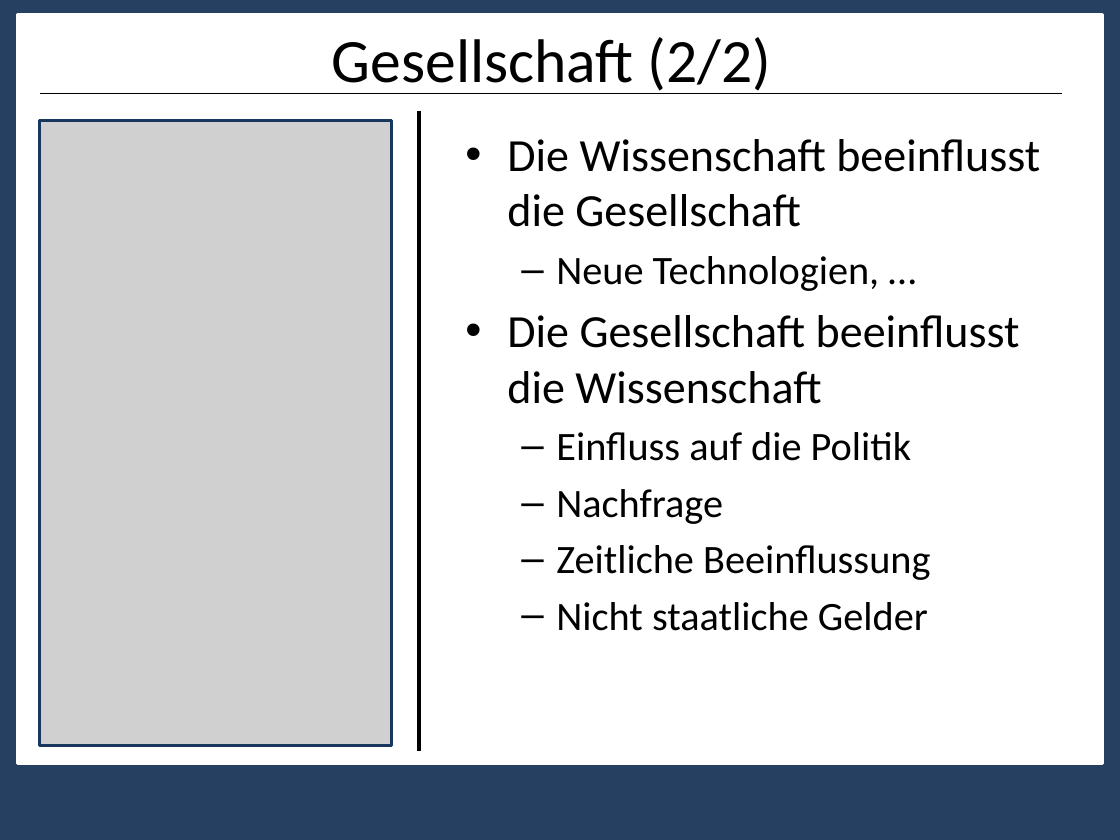
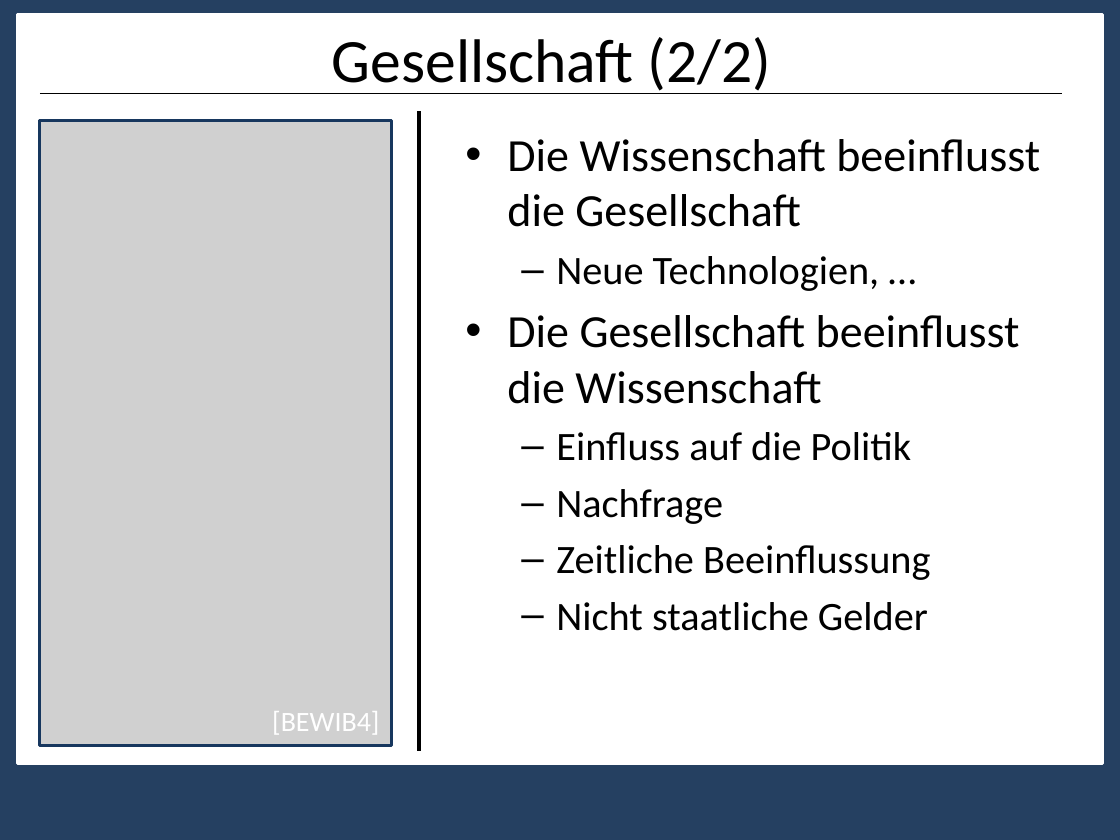
Before and after one commit to nicolehm/PMWK, a slide deck: slide 10 of Präsentation1.pptx (slide 31 before the commit). Drawn at 1120x840 pixels with LibreOffice and Linux fonts; fonts in the diff are those of the drawing; grey boxes stand for pictures. Boxes give left, top, right and bottom in pixels: in the first picture for what was removed or moved away, otherwise in the second. Text is boxed around its words. In the diff, an @@ line names an element or a change of style, - is before the commit and + after.

```diff
--- a/Präsentation1.pptx
+++ b/Präsentation1.pptx
@@ text added at box(272, 711, 379, 734), 18 pt, text #FFFFFF @@
+[BEWIB4]
```
Also in this commit, not shown: 7 other slides changed, 10 slides added, 5 slides removed.
